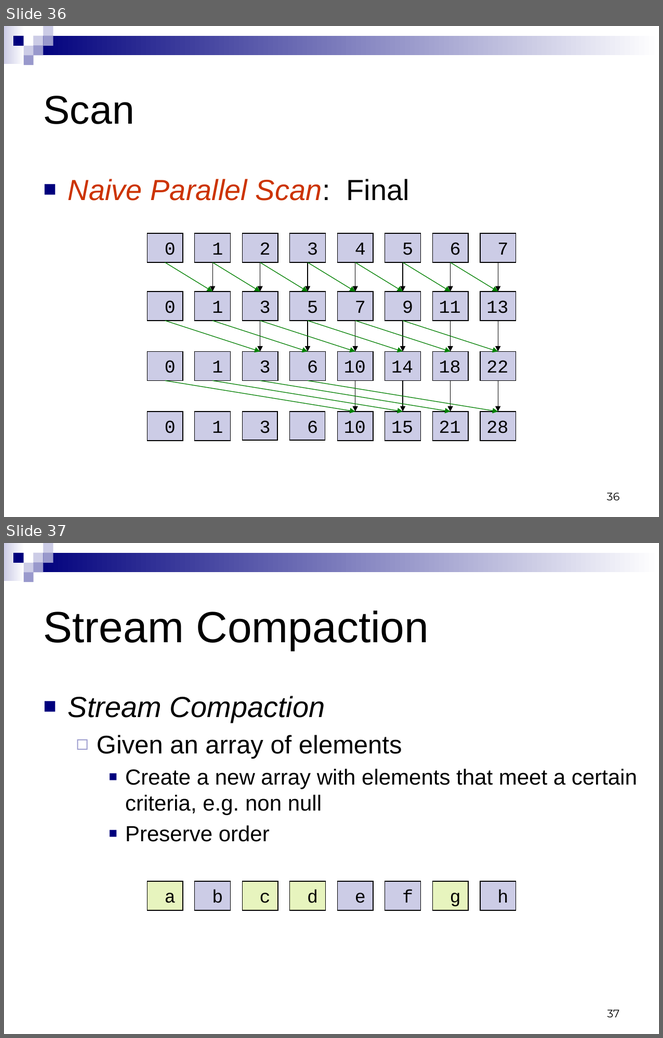
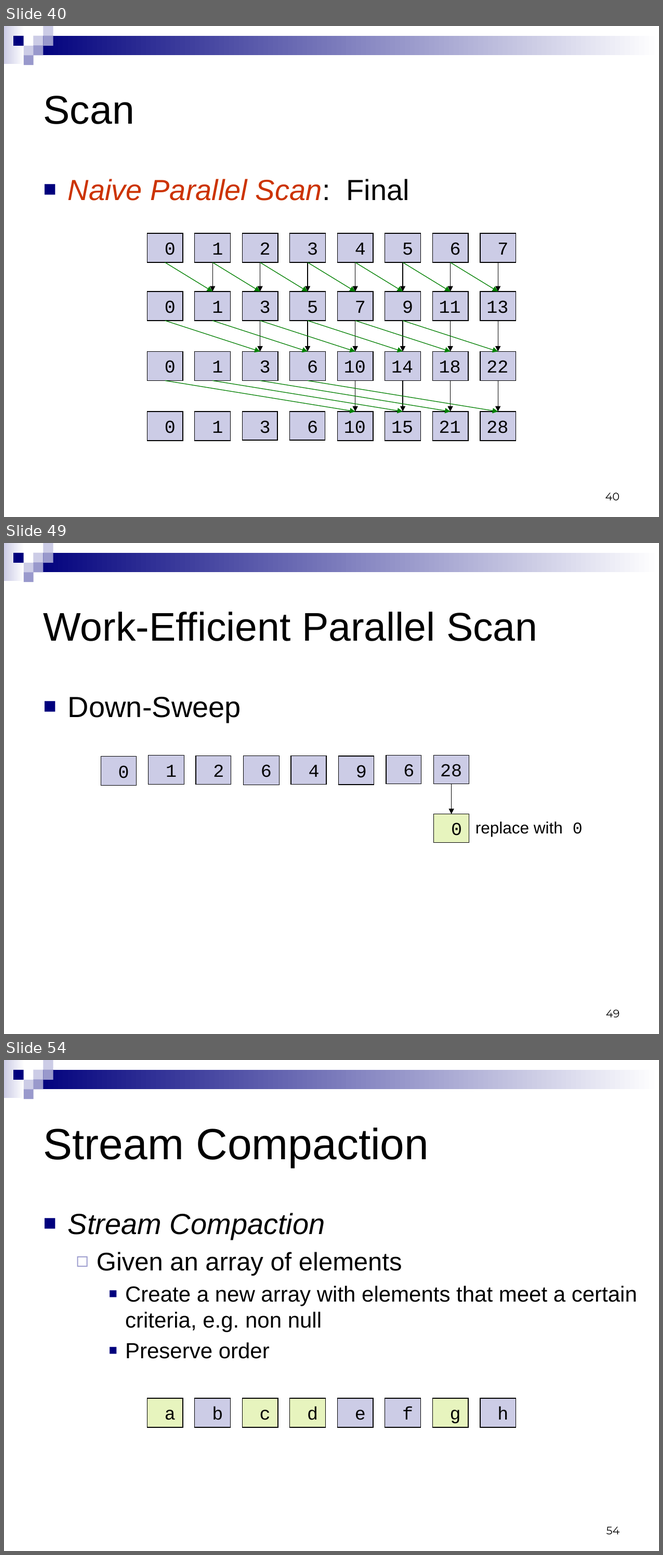
Before and after one commit to CIS565-Fall-2015/cis565-fall-2015.github.io, a slide deck: lectures/2-Parallel-Algorithms.pptx. Shown one above the other, each under a label of ours: slides 36 and 37 before the commit, slides 40, 49 and 54 after it; the slides between them are not shown. The pictures are 663x1038 and 663x1555 pixels, drawn with LibreOffice and Linux fonts; fonts in the diff are those of the drawing. Boxes give left, top, right and bottom in pixels: in the first picture for what was removed or moved away, otherwise in the second. Text is boxed around its words. In the diff, an @@ line names an element or a change of style, - is before the commit and + after.

Commit message:
Added Work Efficient Parallel Scan

```diff
--- a/lectures/2-Parallel-Algorithms.pptx
+++ b/lectures/2-Parallel-Algorithms.pptx
@@ slide 49 added at (4,543,659,1034), background #FFFFFF; not listed: 9 template elements that a slide beside it also shows @@
@@ title added at (44,612,538,641), 44 pt, text #000000 @@
+Work-Efficient Parallel Scan
@@ text added at (68,697,241,723), 32 pt, text #000000 @@
+■ Down-Sweep
@@ rectangle added at (101,757,137,785), fill #CCCCE6, outline #000000 0.75 pt, 20 pt, text #000000 @@
+0
@@ rectangle added at (148,755,184,784), fill #CCCCE6, outline #000000 0.75 pt, 20 pt, text #000000 @@
+1
@@ rectangle added at (196,756,231,785), fill #CCCCE6, outline #000000 0.75 pt, 20 pt, text #000000 @@
+2
@@ rectangle added at (243,756,279,785), fill #CCCCE6, outline #000000 0.75 pt, 20 pt, text #000000 @@
+6
@@ rectangle added at (291,756,326,785), fill #CCCCE6, outline #000000 0.75 pt, 20 pt, text #000000 @@
+4
@@ rectangle added at (339,756,374,785), fill #CCCCE6, outline #000000 0.75 pt, 20 pt, text #000000 @@
+9
@@ rectangle added at (386,755,422,784), fill #CCCCE6, outline #000000 0.75 pt, 20 pt, text #000000 @@
+6
@@ rectangle added at (434,755,469,784), fill #CCCCE6, outline #000000 0.75 pt, 20 pt, text #000000 @@
+28
@@ arrow added from (452, 784) to (452, 814), #000000 0.75 pt @@
@@ rectangle added at (434,814,469,843), fill #E7F4BE, outline #000000 0.75 pt, 20 pt, text #000000 @@
+0
@@ text added at (476,822,583,837), 18 pt, text #000000 @@
+replace with 0
@@ page number added at (606,1010,620,1018), 12 pt, text #000000 @@
+49
@@ what was slide 36 is now slide 40 @@
@@ page number at (606,493,620,501): text changed @@
-36
+40
@@ what was slide 37 is now slide 54 @@
@@ page number at (607,1527,620,1535): text changed @@
-37
+54
```
Also in this commit, not shown: 7 slides changed, 16 other slides added.
